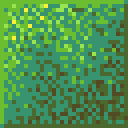
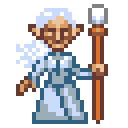
The second (128, 128) image is a revision of the first. Changes to its layers:
added layer "helf-light" above "helf-blue" over (16, 4, 108, 124)
hid "field" over (0, 0, 128, 128)
